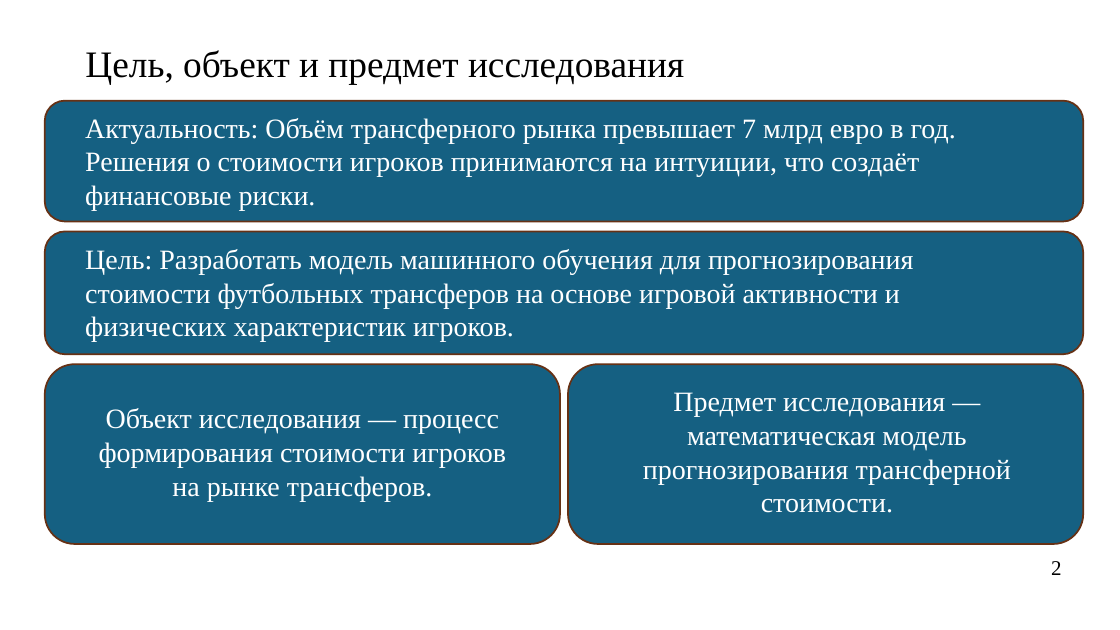
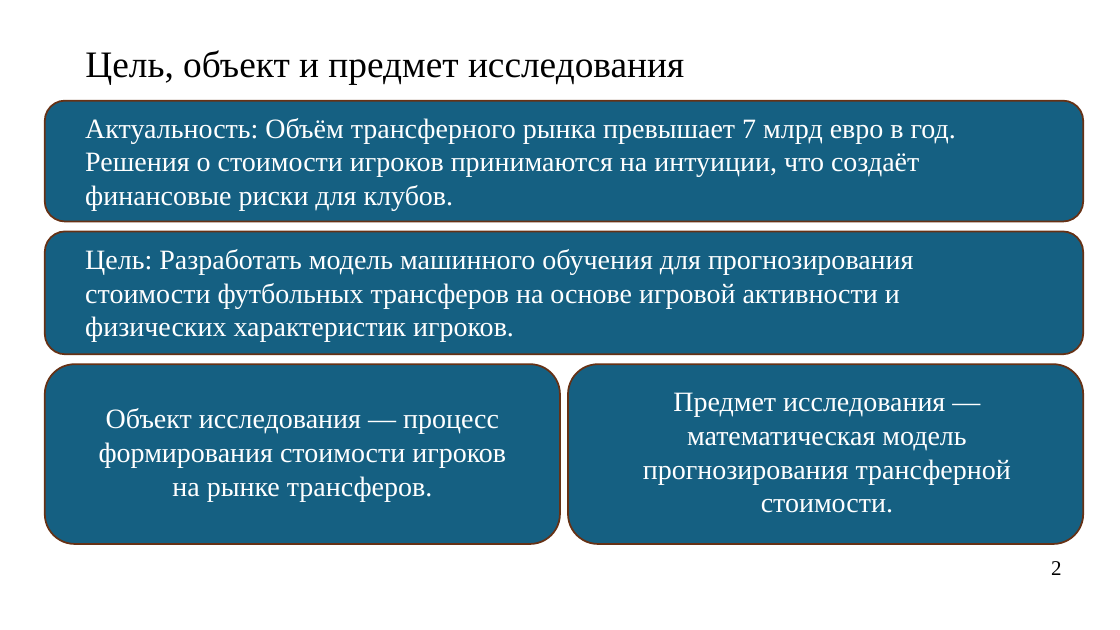
Before and after one commit to Kirill010/RTU-MIREA, a slide deck: slide 2 of 4 курс/8 семестр/Преддипломная практика/010304_22И1429_Ким_КС_презентация_предзащита.pptx. Drawn at 1120x630 pixels with LibreOffice and Linux fonts; fonts in the diff are those of the drawing. Boxes give left, top, right and bottom in pixels: in the first picture for what was removed or moved away, otherwise in the second. Text is boxed around its words. In the diff, an @@ line names an element or a change of style, - is before the commit and + after.

```diff
--- a/4 курс/8 семестр/Преддипломная практика/010304_22И1429_Ким_КС_презентация_предзащита.pptx
+++ b/4 курс/8 семестр/Преддипломная практика/010304_22И1429_Ким_КС_презентация_предзащита.pptx
@@ text at (x1=85, y1=118, x2=956, y2=210): text changed @@
-Актуальность: Объём трансферного рынка превышает 7 млрд евро в год. Решения о стоимости игроков принимаются на интуиции, что создаёт финансовые риски.
+Актуальность: Объём трансферного рынка превышает 7 млрд евро в год. Решения о стоимости игроков принимаются на интуиции, что создаёт финансовые риски для клубов.
```
Also in this commit, not shown: 7 other slides changed, 3 slides added, 6 other files.
